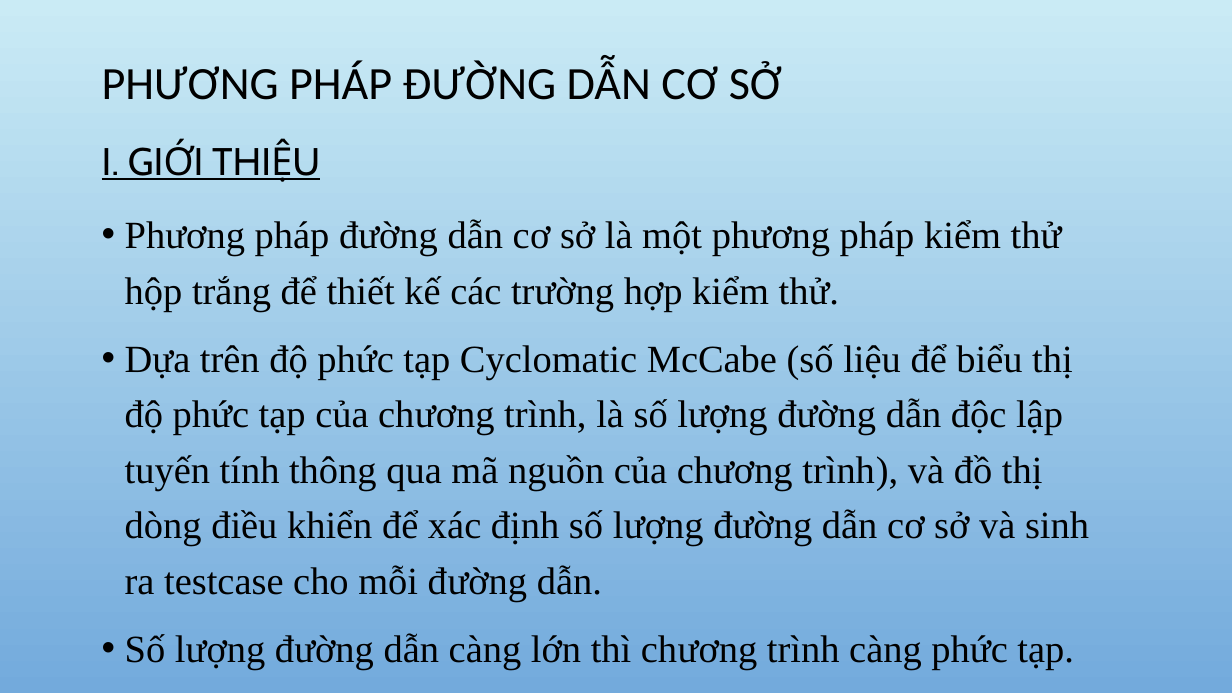
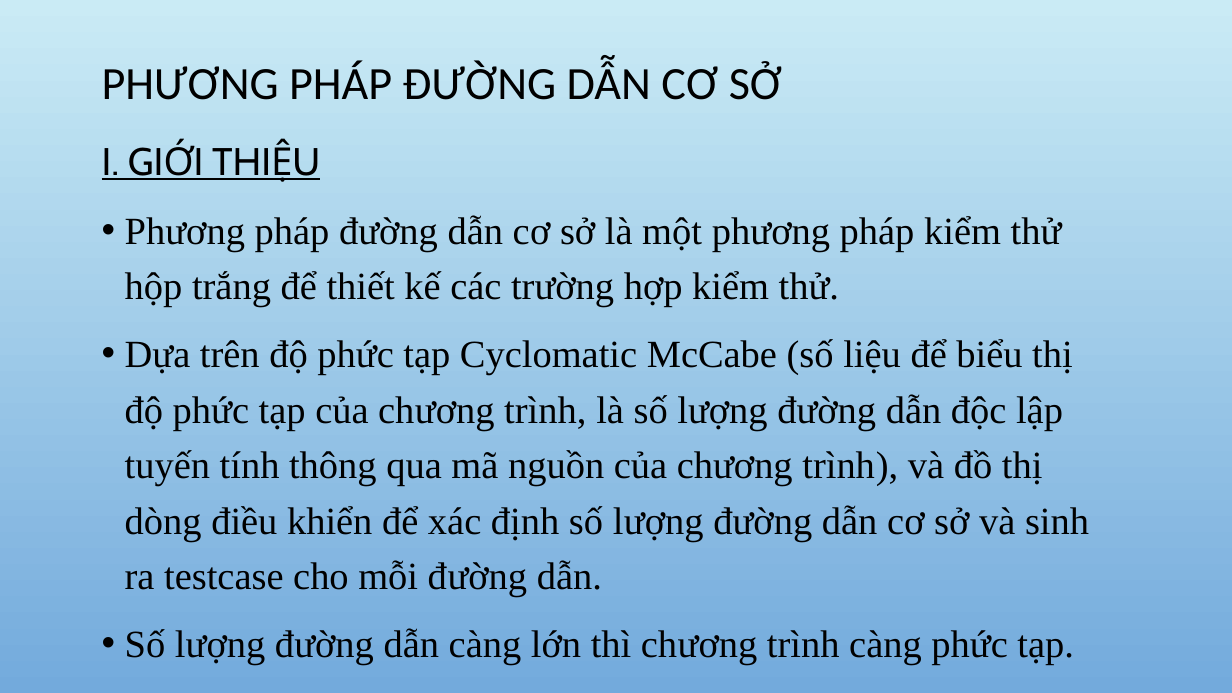
Before and after one commit to DoAnCNDD/CNDD, a slide deck: slide 3 of CNPM.pptx. Drawn at 1232x693 pixels with LibreOffice and Linux fonts; fonts in the diff are those of the drawing; background and template pictures are left out. Boxes give left, top, right and bottom in pixels: in the first picture for what was removed or moved away, otherwise in the second. Text is boxed around its words. In the diff, an @@ line names an element or a change of style, - is before the commit and + after.

Commit message:
toi thu 7

```diff
--- a/CNPM.pptx
+++ b/CNPM.pptx
@@ text "Phương pháp đường dẫn cơ ...": place and size @@
-text "Phương pháp đường dẫn cơ ..." at (125, 219, 1089, 670)
+text "Phương pháp đường dẫn cơ ..." at (125, 215, 1089, 666)
```
Also in this commit, not shown: 2 other slides changed, 4 slides added.
